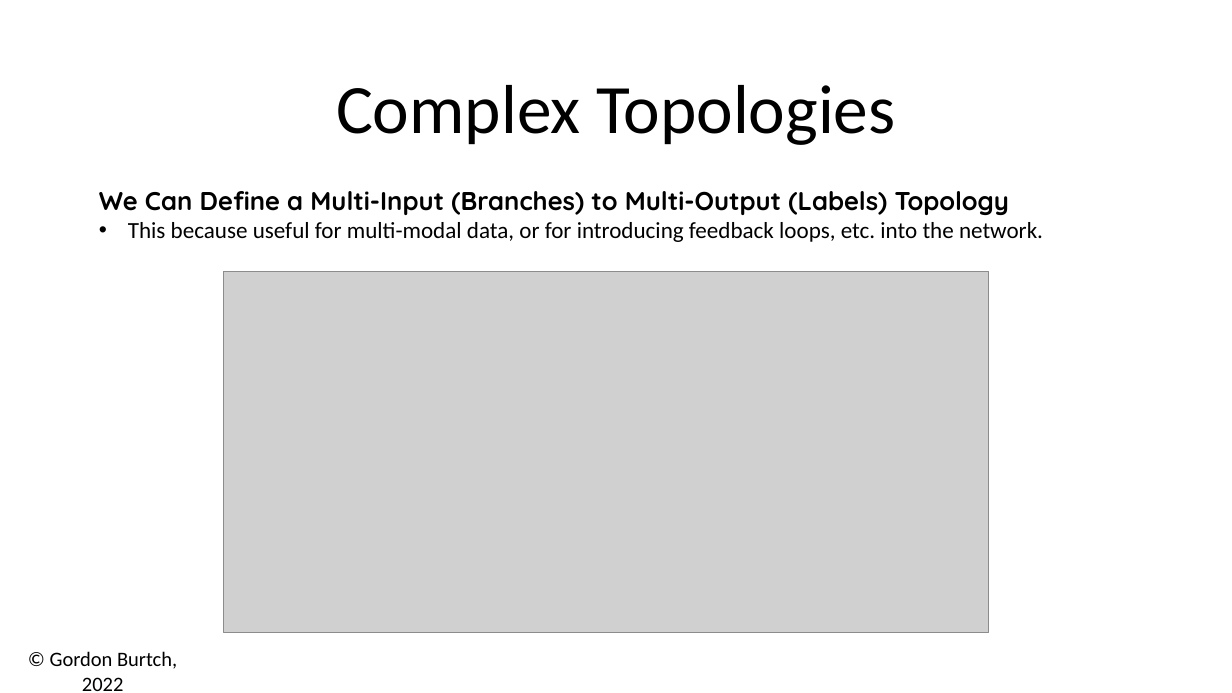
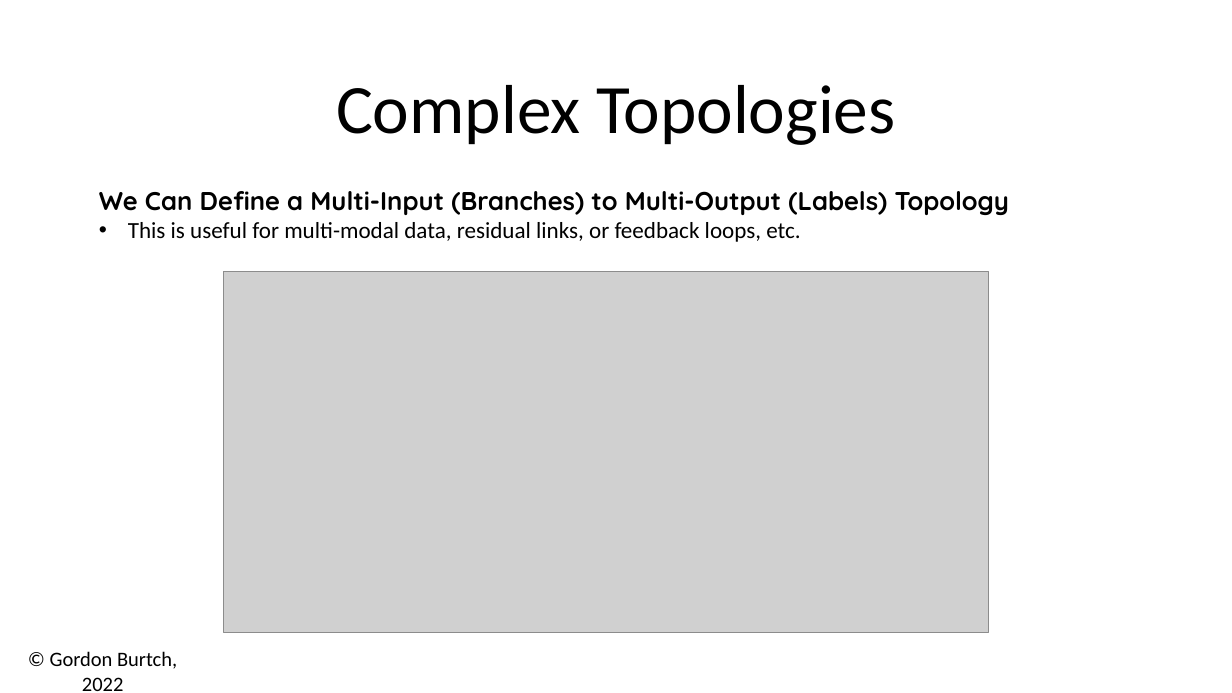
Before and after one commit to ymei9/BA865-2022, a slide deck: slide 9 of Week 5/05 - 1 - FunctionalAPI.pptx. Drawn at 1232x693 pixels with LibreOffice and Linux fonts; fonts in the diff are those of the drawing; grey boxes stand for pictures. Boxes give left, top, right and bottom in pixels: in the first picture for what was removed or moved away, otherwise in the second. Text is boxed around its words. In the diff, an @@ line names an element or a change of style, - is before the commit and + after.

```diff
--- a/Week 5/05 - 1 - FunctionalAPI.pptx
+++ b/Week 5/05 - 1 - FunctionalAPI.pptx
@@ text at [128,222,800,242]: text changed @@
-• This because useful for multi-modal data, or for introducing feedback loops, etc. into the network.
+• This is useful for multi-modal data, residual links, or feedback loops, etc.
```
Also in this commit, not shown: 2 other slides changed, 7 other files.
